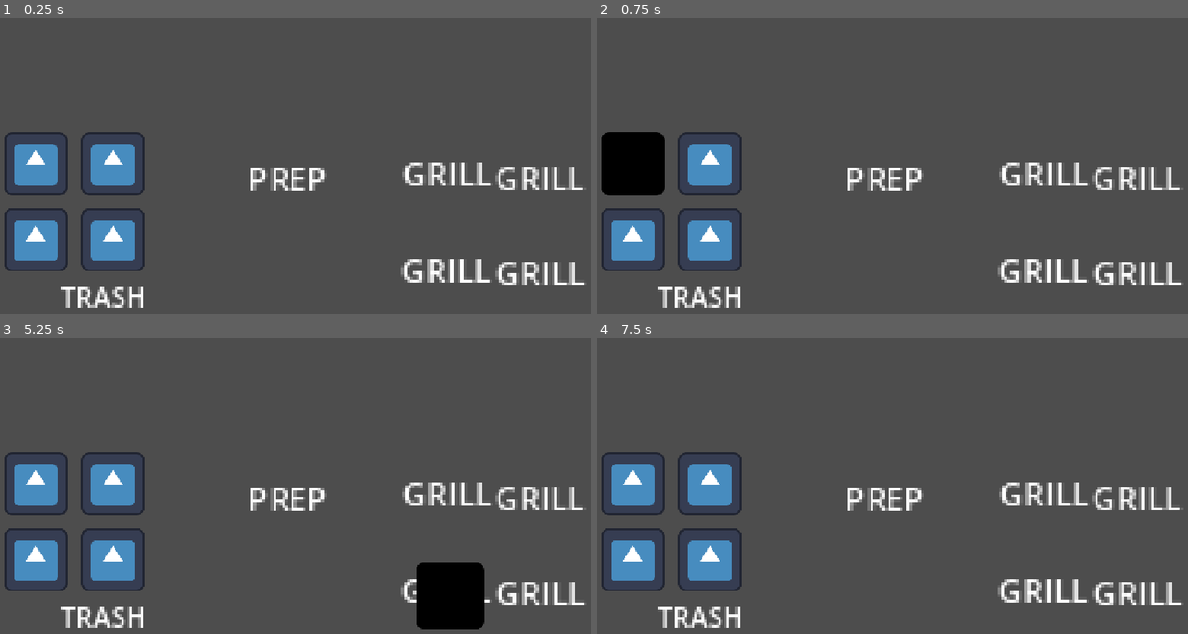
Above: before the commit, frames 1-4 (two rows, left to right).
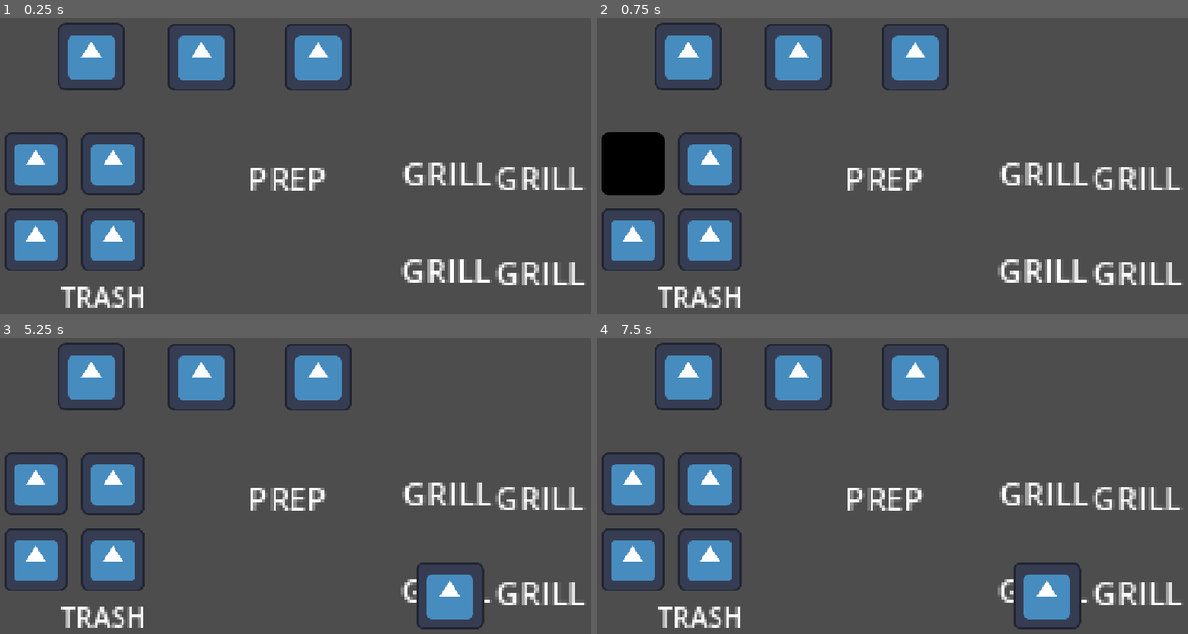
Above: after the commit, the same moments.

Repository: mosssara/Fish-and-Bun
Game: Godot game, scene res://scene/playarea.tscn
Two runs of this game, one before a commit and one after it. Both use one fixed random seed, a clock stepped at 60 frames per second and the inputs below. The engine's default icon, where the game draws it, is replaced by a stand-in: a white triangle on a blue panel in a dark square.
Inputs (mouse positions are in pixels of both pictures, inside the frame that each line leads up to):
- Up to frame 1 (0.25 s): no input
- Up to frame 2 (0.75 s): tap Enter at 0.5 s; move the mouse to (632, 163) at 0.52 s; click (632, 163) at 0.67 s
- Up to frame 3 (5.25 s): tap Space at 1.25, 2.75, 4.25 s; move the mouse to (35, 560) at 1.27 s; click (35, 560) at 1.42 s; tap Enter at 2, 3.5 s; move the mouse to (112, 560) at 2.02 s; click (112, 560) at 2.17 s; move the mouse to (112, 483) at 2.77 s; click (112, 483) at 2.92 s; move the mouse to (443, 589) at 3.52 s; click (443, 589) at 3.67 s; move the mouse to (449, 595) at 4.27 s; click (449, 595) at 4.42 s; move the mouse to (537, 589) at 5.02 s; click (537, 589) at 5.17 s
- Up to frame 4 (7.5 s): move the mouse to (1040, 497) at 5.77 s; click (1040, 497) at 5.92 s; move the mouse to (1134, 497) at 6.52 s; click (1134, 497) at 6.67 s; move the mouse to (697, 619) at 7.27 s; click (697, 619) at 7.42 s

The runs differ from the first frame. In frame 1, 4.4% of the frame differs, in the area x 9-60%, y 1-25%; in frame 2, 4.4%; in frame 3, 6.9%, in the area x 9-82%, y 1-99%; in frame 4, 6.0%.
Error before the commit: Invalid operands 'Object' and 'String' in operator '=='. (res://script/grill_2.gd:9)

Commit message:
score system
-basic art assest to playtest next

Diff:
--- a/scene/customer.tscn
+++ b/scene/customer.tscn
@@ -26,4 +26,8 @@
 [node name="CollisionShape2D" type="CollisionShape2D" parent="." unique_id=1020000575]
 shape = SubResource("RectangleShape2D_xrivr")
 
+[node name="Cooldown" type="Timer" parent="." unique_id=811718886]
+one_shot = true
+
 [connection signal="input_event" from="." to="." method="_on_input_event"]
+[connection signal="timeout" from="Cooldown" to="." method="_on_cooldown_timeout"]
--- a/scene/grill.tscn
+++ /dev/null
@@ -1,6 +0,0 @@
-[gd_scene format=3 uid="uid://bqv7gaytmmgu7"]
-
-[ext_resource type="Script" uid="uid://dmowkvjfv4i18" path="res://script/grill.gd" id="1_gyubn"]
-
-[node name="Node2D" type="Node2D" unique_id=1186466717]
-script = ExtResource("1_gyubn")
--- a/scene/lettuce.tscn
+++ b/scene/lettuce.tscn
@@ -25,5 +25,4 @@
 scale = Vector2(-6.7967796, -6.7967796)
 shape = SubResource("CircleShape2D_b1lj4")
 
-[connection signal="input_event" from="." to="." method="_on_input_event"]
 [connection signal="tree_exited" from="." to="." method="_on_tree_exited"]
--- a/scene/playarea.tscn
+++ b/scene/playarea.tscn
@@ -11,6 +11,10 @@
 [ext_resource type="Script" uid="uid://hh5y7l7fb6ol" path="res://script/prepzone.gd" id="5_c7c5x"]
 [ext_resource type="Script" uid="uid://c55em8onn83tw" path="res://script/grill_3.gd" id="6_wcdls"]
 [ext_resource type="Script" uid="uid://cl76ji6ro54au" path="res://script/grill_4.gd" id="7_xlhpc"]
+[ext_resource type="PackedScene" uid="uid://7b1nuiuqsu25" path="res://scene/customer.tscn" id="12_a56yp"]
+[ext_resource type="Script" uid="uid://besury1r7j2q" path="res://script/food.gd" id="13_jw1dx"]
+[ext_resource type="Script" uid="uid://n6nsg24l5dqc" path="res://script/customer2.gd" id="13_xt4x4"]
+[ext_resource type="Script" uid="uid://l7ws0icq3dy7" path="res://script/customer3.gd" id="14_f14dw"]
 
 [sub_resource type="RectangleShape2D" id="RectangleShape2D_xrivr"]
 size = Vector2(112, 119)
@@ -183,6 +187,20 @@
 offset_bottom = -47.0
 scale = Vector2(3.8267148, 3.8267148)
 text = "PREP"
+
+[node name="customer1" parent="." unique_id=1772565026 instance=ExtResource("12_a56yp")]
+position = Vector2(177, 145)
+
+[node name="customer2" parent="." unique_id=851884568 instance=ExtResource("12_a56yp")]
+position = Vector2(385, 146)
+script = ExtResource("13_xt4x4")
+
+[node name="customer3" parent="." unique_id=1953141605 instance=ExtResource("12_a56yp")]
+position = Vector2(606, 146)
+script = ExtResource("14_f14dw")
+
+[node name="food" type="Node2D" parent="." unique_id=45715993]
+script = ExtResource("13_jw1dx")
 
 [connection signal="input_event" from="Bunzone" to="Bunzone" method="_on_input_event"]
 [connection signal="input_event" from="Lettucezone" to="Lettucezone" method="_on_input_event"]
--- a/script/Global.gd
+++ b/script/Global.gd
@@ -10,8 +10,16 @@
 var grill2 = false
 var grill3 = false
 var grill4 = false
-
+var stack = 0
 var foodstack = [] #array to save food order etc bread/meat/meat etc
+var secret = []
+var foodlist = [13,23,"Lettuce"]
+var cus1 = []
+var cus2 = []
+var cus3 = []
+var score = 100
+var multiplier = 1
+var money = 100
 func select_check(select1,select2,select3,select4):
 	var result = (select1 == true or select2 == true or select3 == true or select4 == true)
 	return result
--- a/script/customer.gd
+++ b/script/customer.gd
@@ -1,7 +1,58 @@
 extends Area2D
+func diff(ar1,ar2):
+	var result
+	if len(ar1) > len(ar2):
+		result = len(ar1) - len(ar2)
+	else:
+		result = len(ar2)-len(ar1)
+	return result
+
+@onready var cooldown: Timer = $Cooldown
 
 func _ready() -> void:
-	var to =randi_range(3,5)
+	order()
+
+func order():
+	show()
+	set_pickable(true)
+	var foodnum =randi_range(3,6)
+	print(foodnum)
+	for i in range(0,foodnum):
+		if i == 0 or i == foodnum-1:
+			Global.cus1.append(13)
+		else:
+			Global.cus1.append(Global.foodlist.pick_random())
+	print(Global.cus1)
+
+
 func _on_input_event(viewport: Node, event: InputEvent, shape_idx: int) -> void:
 	if event is InputEventMouseButton and event.button_index == 1 and event.is_pressed():
-		pass
+		if Global.cus1 == Global.foodstack:# all correct 100% value
+			Global.multiplier += len(Global.secret)*0.1
+			Global.score += len(Global.foodstack)*5*Global.multiplier
+			Global.money += len(Global.foodstack)*5*Global.multiplier
+		elif 0 in Global.foodstack or 11 in Global.foodstack or 21 in Global.foodstack: # something burn -0.2 multi and 80% value
+			Global.multiplier -= 0.2
+			Global.score += len(Global.cus1)*4*Global.multiplier
+			Global.money += len(Global.secret)*0.1
+		elif len(Global.foodstack) == 0: #pass
+			Global.multiplier -= 0.1
+
+		else: # something wrong but not burn
+			Global.score += len(Global.foodstack)*4*Global.multiplier # 80%
+			Global.multiplier += len(Global.secret)*0.1
+
+		print("Score and multi:",Global.score, " ",Global.multiplier)
+		Global.foodstack.clear()
+		Global.secret.clear()
+		Global.cus1.clear()
+		hide()
+		set_pickable(false)
+
+		print(Global.foodstack)
+		cooldown.start(randi_range(2,8))
+
+
+
+func _on_cooldown_timeout() -> void:
+	order()
--- /dev/null
+++ b/script/customer2.gd
@@ -0,0 +1,56 @@
+extends Area2D
+func diff(ar1,ar2):
+	var result
+	if len(ar1) > len(ar2):
+		result = len(ar1) - len(ar2)
+	else:
+		result = len(ar2)-len(ar1)
+	return result
+
+@onready var cooldown: Timer = $Cooldown
+
+func _ready() -> void:
+	order()
+
+func order():
+	show()
+	set_pickable(true)
+	var foodnum =randi_range(3,6)
+	print(foodnum)
+	for i in range(0,foodnum):
+		if i == 0 or i == foodnum-1:
+			Global.cus2.append(13)
+		else:
+			Global.cus2.append(Global.foodlist.pick_random())
+	print(Global.cus2)
+
+
+func _on_input_event(viewport: Node, event: InputEvent, shape_idx: int) -> void:
+	if event is InputEventMouseButton and event.button_index == 1 and event.is_pressed():
+		if Global.cus2 == Global.foodstack:# all correct 100% value
+			Global.score += len(Global.foodstack)*5*Global.multiplier
+			Global.multiplier += len(Global.secret)*0.1
+		elif 0 in Global.foodstack or 11 in Global.foodstack or 21 in Global.foodstack: # something burn -0.2 multi and 80% value
+			Global.multiplier -= 0.2
+			Global.score += len(Global.cus2)*4*Global.multiplier
+			Global.multiplier += len(Global.secret)*0.1
+		elif len(Global.foodstack) == 0: #pass
+			Global.multiplier -= 0.1
+
+		else: # something wrong but not burn
+			Global.score += len(Global.foodstack)*4*Global.multiplier # 80%
+			Global.multiplier += len(Global.secret)*0.1
+		print("Score and multi:",Global.score, " ",Global.multiplier)
+		Global.foodstack.clear()
+		Global.secret.clear()
+		Global.cus2.clear()
+		hide()
+		set_pickable(false)
+
+		print(Global.foodstack)
+		cooldown.start(randi_range(2,8))
+
+
+
+func _on_cooldown_timeout() -> void:
+	order()
--- /dev/null
+++ b/script/customer3.gd
@@ -0,0 +1,56 @@
+extends Area2D
+func diff(ar1,ar2):
+	var result
+	if len(ar1) > len(ar2):
+		result = len(ar1) - len(ar2)
+	else:
+		result = len(ar2)-len(ar1)
+	return result
+
+@onready var cooldown: Timer = $Cooldown
+
+func _ready() -> void:
+	order()
+
+func order():
+	show()
+	set_pickable(true)
+	var foodnum =randi_range(3,6)
+	print(foodnum)
+	for i in range(0,foodnum):
+		if i == 0 or i == foodnum-1:
+			Global.cus3.append(13)
+		else:
+			Global.cus3.append(Global.foodlist.pick_random())
+	print(Global.cus3)
+
+
+func _on_input_event(viewport: Node, event: InputEvent, shape_idx: int) -> void:
+	if event is InputEventMouseButton and event.button_index == 1 and event.is_pressed():
+		if Global.cus3 == Global.foodstack:# all correct 100% value
+			Global.score += len(Global.foodstack)*5*Global.multiplier
+			Global.multiplier += len(Global.secret)*0.1
+		elif 0 in Global.foodstack or 11 in Global.foodstack or 21 in Global.foodstack: # something burn -0.2 multi and 80% value
+			Global.multiplier -= 0.2
+			Global.score += len(Global.cus3)*4*Global.multiplier
+			Global.multiplier += len(Global.secret)*0.1
+		elif len(Global.foodstack) == 0: #pass
+			Global.multiplier -= 0.1
+
+		else: # something wrong but not burn
+			Global.score += len(Global.foodstack)*4*Global.multiplier # 80%
+			Global.multiplier += len(Global.secret)*0.1
+		print("Score and multi:",Global.score, " ",Global.multiplier)
+		Global.foodstack.clear()
+		Global.secret.clear()
+		Global.cus3.clear()
+		hide()
+		set_pickable(false)
+
+		print(Global.foodstack)
+		cooldown.start(randi_range(2,8))
+
+
+
+func _on_cooldown_timeout() -> void:
+	order()
--- /dev/null
+++ b/script/food.gd
@@ -0,0 +1,12 @@
+extends Node2D
+
+
+# Called when the node enters the scene tree for the first time.
+func _ready() -> void:
+	pass # Replace with function body.
+
+
+# Called every frame. 'delta' is the elapsed time since the previous frame.
+func _process(delta: float) -> void:
+	pass
+	#to get food sprite on to prepzone
--- a/script/grill_1.gd
+++ b/script/grill_1.gd
@@ -34,3 +34,6 @@
 		Global.grill1 = true
 		print("grill")
 		Global.showstat()
+
+func _ready() -> void:
+	pass
--- a/script/grill_2.gd
+++ b/script/grill_2.gd
@@ -6,8 +6,10 @@
 func _on_input_event(viewport: Node, event: InputEvent, shape_idx: int) -> void:
 	if event is InputEventMouseButton and event.button_index == 1 and event.is_pressed() and Global.select_check(Global.select_bun,Global.select_meat, Global.select_lettuce,Global.select_secret) == true and Global.grill2 == false:
 
-		if Global.current_select == "Lettuce" or Global.current_select == "Secret":
+		if str(Global.current_select) == "Lettuce" or str(Global.current_select) == "Secret":
 			Global.current_select = null
+			Global.select_bun = false
+			Global.select_meat = false
 			Global.select_lettuce = false
 			Global.select_secret = false
 			print("Leccute hit the fAN")
@@ -25,6 +27,14 @@
 				add_child(meat)
 				meat.global_position = Vector2(global_position[0]+10,global_position[1]+10)
 				print("MEATTTTTTTTTT")
+			_:
+				Global.current_select = null
+				Global.select_bun = false
+				Global.select_meat = false
+				Global.select_lettuce = false
+				Global.select_secret = false
+				return
+
 		Global.current_select = null
 		Global.select_bun = false
 		Global.select_meat = false
--- a/script/prepzone.gd
+++ b/script/prepzone.gd
@@ -1,27 +1,66 @@
 extends Area2D
+var bun_scene = load("res://scene/bun.tscn")
+var Bun = bun_scene.instantiate()
+var meat_scene = load("res://scene/meat.tscn")
+var Meat = meat_scene.instantiate()
+var lettuce_scene = load("res://scene/lettuce.tscn")
+var Lettuce = lettuce_scene.instantiate()
+var secret_scene = load("res://scene/special.tscn")
+var Secret = secret_scene.instantiate()
 
+var topper = null # most recent item on the burger
 func _on_input_event(viewport: Node, event: InputEvent, shape_idx: int) -> void:
 	if event is InputEventMouseButton and event.button_index == 1 and event.is_pressed() and Global.select_check(Global.select_bun,Global.select_meat, Global.select_lettuce,Global.select_secret) == true:
 
-		if Global.current_select is String:
-				if Global.current_select == "Lettuce" or Global.current_select == "Secret":
-					Global.foodstack.append(Global.current_select)
-				print(Global.foodstack)
-				Global.current_select = null
-		elif Global.current_select != null:
+		if Global.current_select is String and Global.stack != 0:
+				if Global.current_select == "Lettuce":
+
+					Global.foodstack.append("Lettuce")
+					print(Global.foodstack)
+					Global.stack += 1
+					Global.current_select = null
+					Global.select_lettuce = false
+				elif Global.current_select == "Secret":
+					if Global.secret.size() < 2:
+						Global.secret.append("Secret")
+					print(Global.secret)
+					Global.current_select = null
+					Global.select_secret = false
+		elif Global.current_select is String and Global.stack == 0:
+			Global.current_select = null
+		else:
 			match Global.parent.name:
 				"grill1":
 					Global.grill1 = false
+					topper = Global.current_select.status
+					Global.foodstack.append(topper)
+					Global.current_select.queue_free()
+					Global.current_select = null
+
 				"grill2":
 					Global.grill2 = false
+					topper = Global.current_select.status
+					Global.foodstack.append(topper)
+					Global.current_select.queue_free()
+					Global.current_select = null
+
 				"grill3":
 					Global.grill3 = false
+					topper = Global.current_select.status
+					Global.foodstack.append(topper)
+					Global.current_select.queue_free()
+					Global.current_select = null
+
 				"grill4":
 					Global.grill4 = false
-			Global.foodstack.append(Global.current_select.status)
-			print(Global.current_select.name)
+					topper = Global.current_select.status
+					Global.foodstack.append(topper)
+					Global.current_select.queue_free()
+					Global.current_select = null
+			Global.stack += 1
+
 			print(Global.foodstack)
-			Global.current_select.free()
+
 
 		#need to write script to display the food stacking
 		Global.select_bun = false
--- a/script/trashcan.gd
+++ b/script/trashcan.gd
@@ -6,10 +6,15 @@
 		if Global.current_select is String:
 			Global.current_select = null
 		elif Global.current_select != null:
-			if Global.parent.name == "grill1":
-				Global.grill1 = false
-			else:
-				Global.grill2 = false
+			match Global.parent.name:
+				"grill1":
+					Global.grill1 = false
+				"grill2":
+					Global.grill2 = false
+				"grill3":
+					Global.grill3 = false
+				"grill4":
+					Global.grill3 = false
 			print(Global.current_select)
 			Global.current_select.free()
 			Global.current_select = null
Not shown, added: script/customer2.gd.uid
Not shown, added: script/customer3.gd.uid
Not shown, added: script/food.gd.uid
